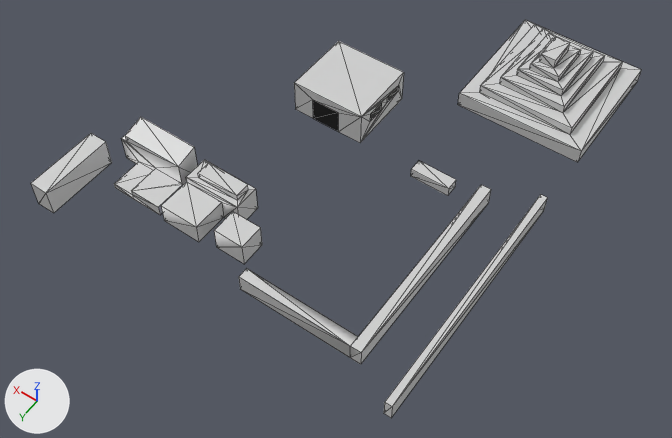
Before and after pictures for a commit that changed the COLLADA model source3d/models/model_01.dae.
The view is the same before and after, from a 50 mm camera at (-11.4, 83.1, 73.6) aimed at (23.6, 34.1, -3.3). Arrows for +X, +Y and +Z are at lower left; the lights stay in place. Mesh edges are drawn as thin lines. Where no turn or scale is listed for an object, it has been applied to the vertices.

The scene before the commit, as lines of its bpy script (objects in view):
```python
ob_angle = bpy.data.objects.new('angle', me_id323_001)
ob_angle.location = (0.0, 0.0, 0.0)
ob_building = bpy.data.objects.new('building', me_id375_001)
ob_building.location = (0.0, 0.0, 0.0)
ob_pyramid = bpy.data.objects.new('pyramid', me_id90_001)
ob_pyramid.location = (0.0, 0.0, 0.0)
ob_sarai = bpy.data.objects.new('sarai', me_id414_002)
ob_sarai.location = (0.28, -7.63, -0.11)
ob_wall = bpy.data.objects.new('wall', me_id353_001)
ob_wall.location = (0.0, 0.0, 0.0)
ob_warehouse = bpy.data.objects.new('warehouse', me_id154_001)
ob_warehouse.location = (0.0, 0.0, 0.0)
```
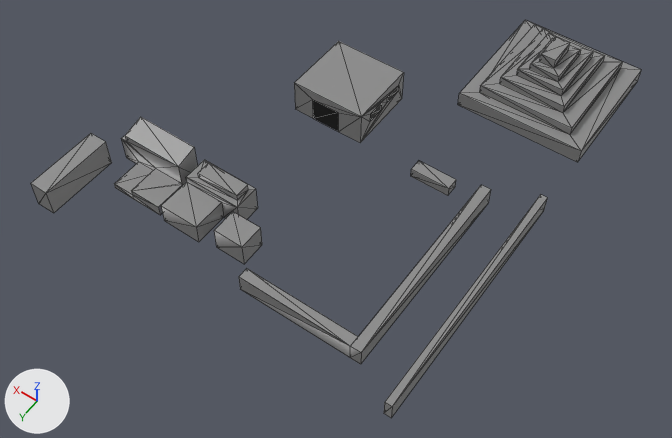
The change, as a list of edits to the scene's bpy script:
```text
Change mat_material_1_002:
    mat_material_1_002.base_color: (0.64, 0.64, 0.64) -> (0.262, 0.262, 0.262)  # light grey #d1d1d1 -> grey #8c8c8c
Change mat_material_2_001:
    mat_material_2_001.base_color: (0.64, 0.64, 0.64) -> (0.262, 0.262, 0.262)  # light grey #d1d1d1 -> grey #8c8c8c
Change mat_material_1_001:
    mat_material_1_001.base_color: (0.64, 0.64, 0.64) -> (0.262, 0.262, 0.262)  # light grey #d1d1d1 -> grey #8c8c8c
Change mat_material_4_001:
    mat_material_4_001.base_color: (0.64, 0.64, 0.64) -> (0.262, 0.262, 0.262)  # light grey #d1d1d1 -> grey #8c8c8c
```

Where the change shows, as pixel boxes (x1, y1, x2, y2) in the pictures (672 x 438 px):
'pyramid', recoloured: (458, 20, 641, 162) in both
'warehouse', recoloured (white to grey): (31, 117, 262, 264) in both
'building', recoloured: (294, 41, 404, 143) in both
'angle', recoloured (white to grey): (239, 185, 491, 364) in both
'wall', recoloured (white to grey): (384, 194, 547, 418) in both
'sarai', recoloured: (411, 161, 456, 196) in both
